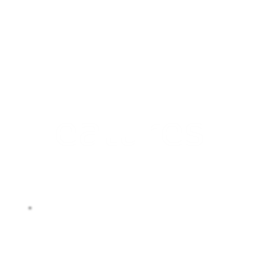
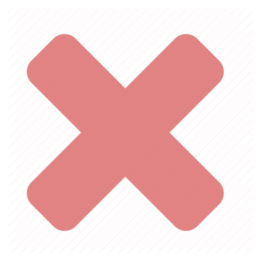
Layer changes from the first 256 × 256 image to the second:
added layer "Pasted Layer #4" (55%) in group "Visualization Icon" over (7, 7, 253, 254)
hid "FeaturePlot" over (7, 78, 253, 231)
hid "Features" over (36, 117, 203, 146)
